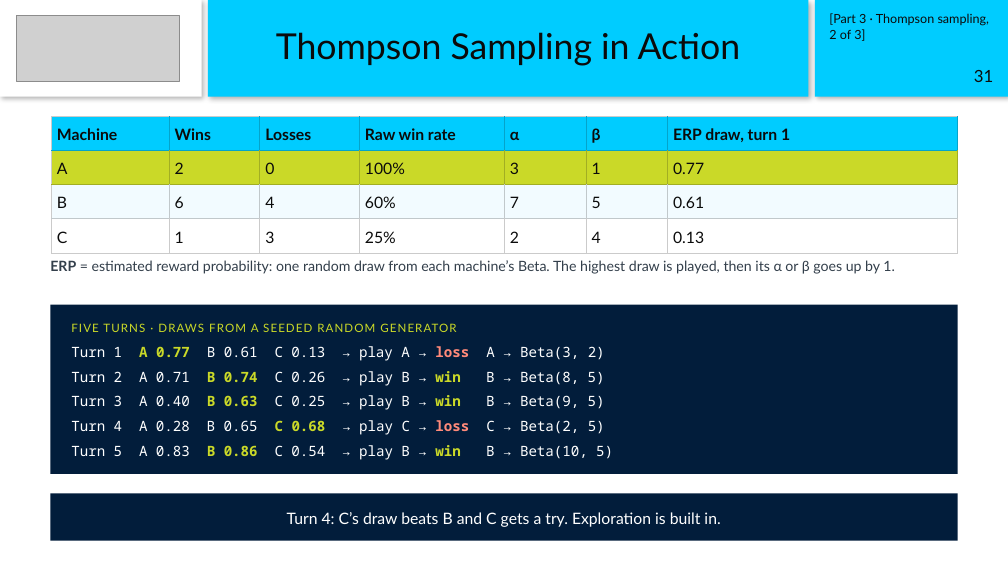
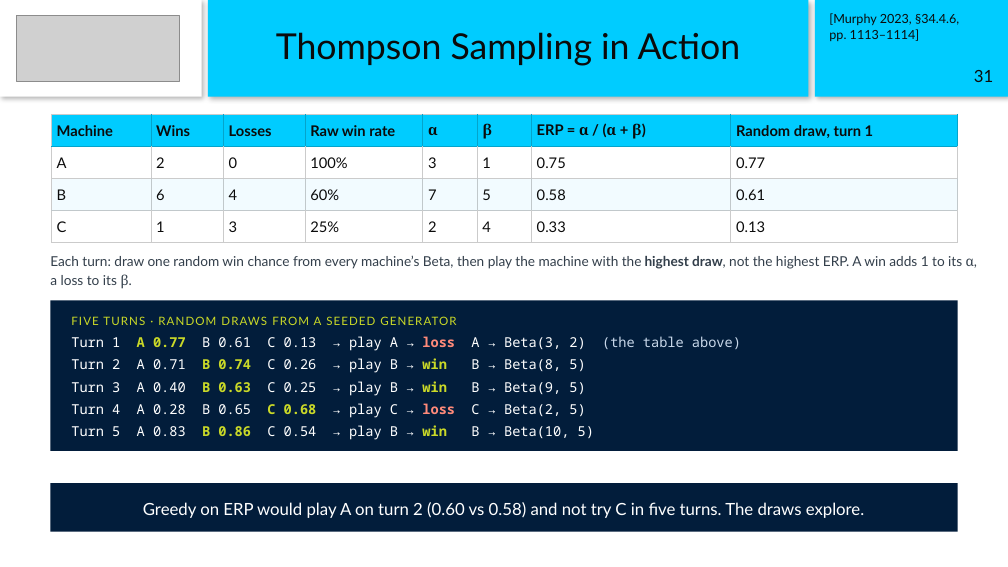
Before and after one commit to karpit0499/teaching, a slide deck: slide 31 of 2026-11-09_gisma_intelligent-agents-lecture/slides/session-1_theory/Session1_Intelligent_Agents_Theory.pptx. Drawn at 1008x567 pixels with LibreOffice and Linux fonts; fonts in the diff are those of the drawing; grey boxes stand for pictures. Boxes give left, top, right and bottom in pixels: in the first picture for what was removed or moved away, otherwise in the second. Text is boxed around its words. In the diff, an @@ line names an element or a change of style, - is before the commit and + after.

```diff
--- a/2026-11-09_gisma_intelligent-agents-lecture/slides/session-1_theory/Session1_Intelligent_Agents_Theory.pptx
+++ b/2026-11-09_gisma_intelligent-agents-lecture/slides/session-1_theory/Session1_Intelligent_Agents_Theory.pptx
@@ text at [829,13,959,41]: text changed @@
-[Part 3 · Thompson sampling,
-2 of 3]
+[Murphy 2023, §34.4.6,
+pp. 1113–1114]
@@ table at [51,114,959,242] @@
-column 7: ERP draw, turn 1 | 0.77 | 0.61 | 0.13
+column 7: ERP = α / (α + β) | 0.75 | 0.58 | 0.33
+column 8: Random draw, turn 1 | 0.77 | 0.61 | 0.13
@@ text at [50,255,977,289]: text changed; size 13.5 to 13 pt @@
-ERP = estimated reward probability: one random draw from each machine’s Beta. The highest draw is played, then its α or β goes up by 1.
+Each turn: draw one random win chance from every machine’s Beta, then play the machine with the highest draw, not the highest ERP. A win adds 1 to its α, a loss to its β.
@@ rectangle: place and size @@
-rectangle at [51,305,958,474]
+rectangle at [51,300,958,451]
@@ text at [71,316,456,325]: text changed @@
-FIVE TURNS · DRAWS FROM A SEEDED RANDOM GENERATOR
+FIVE TURNS · RANDOM DRAWS FROM A SEEDED GENERATOR
@@ text "Turn 2 A 0.71 B ...": place and size @@
-text "Turn 2 A 0.71 B ..." at [71,371,605,386]
+text "Turn 2 A 0.71 B ..." at [71,358,585,373]
@@ text at [71,336,741,351]: text changed; size 13.5 to 13 pt @@
-Turn 1 A 0.77 B 0.61 C 0.13 → play A → loss A → Beta(3, 2)
+Turn 1 A 0.77 B 0.61 C 0.13 → play A → loss A → Beta(3, 2) (the table above)
@@ text "Turn 3 A 0.40 B ...": place and size @@
-text "Turn 3 A 0.40 B ..." at [71,395,605,410]
+text "Turn 3 A 0.40 B ..." at [71,381,585,396]
@@ text "Turn 4 A 0.28 B ...": place and size @@
-text "Turn 4 A 0.28 B ..." at [71,420,605,435]
+text "Turn 4 A 0.28 B ..." at [71,403,585,418]
@@ size 13.5 to 13 pt; line spacing 19.6pt to 18.2pt in 4 elements at [71,358,585,373], [71,381,585,396], [71,403,585,418], [71,425,594,440] @@
@@ text "Turn 5 A 0.83 B ...": place and size @@
-text "Turn 5 A 0.83 B ..." at [71,445,613,460]
+text "Turn 5 A 0.83 B ..." at [71,425,594,440]
@@ rectangle "Greedy on ERP would play ...": place and size @@
-rectangle "Greedy on ERP would play ..." at [51,494,958,541]
+rectangle "Greedy on ERP would play ..." at [51,483,958,532]
@@ text in rectangle at [143,502,864,518]: text changed; size 15 to 16 pt @@
-Turn 4: C’s draw beats B and C gets a try. Exploration is built in.
+Greedy on ERP would play A on turn 2 (0.60 vs 0.58) and not try C in five turns. The draws explore.
```
Also in this commit, not shown: 9 other slides changed, 9 other files.
